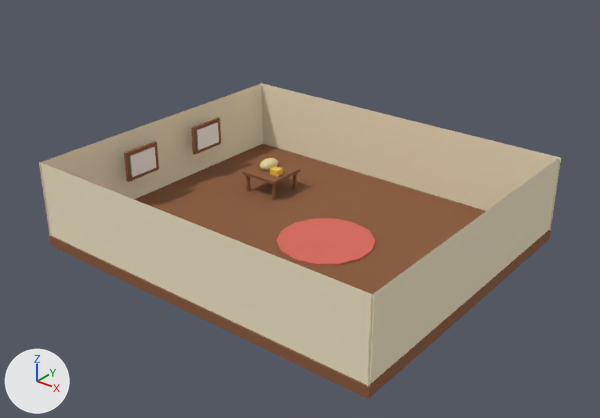
Renders of the glTF model public/models/room_house_a.glb from each side of a commit.
Camera for both pictures: a 50 mm lens placed at (15.23, -19.13, 12.71), pointed at (0.34, -0.51, 1.16). Every picture has the same lights, and +X, +Y and +Z are marked at lower left. The first picture is the older version. Vertices at exactly the same position are counted once.

Objects in the first picture: 'Frame1', 'Frame2', 'RoomA'.
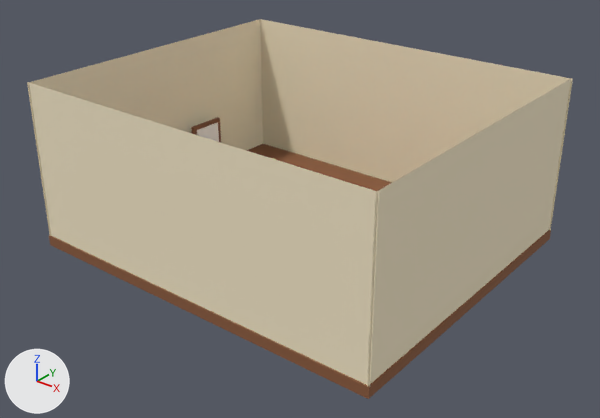
What differs and where, as boxes [x1, y1, x2, y2] in the pictures (600 x 418 px; the box of a moved part takes in the faces that stretch with it):
'RoomA', reshaped (20% taller): before [39, 83, 561, 399]; after [27, 19, 573, 399]
part 1 of me_rooma, moved or reshaped: before [39, 83, 561, 297]; after [27, 19, 573, 297]

Edits to the bpy script that builds the scene:
```text
Change me_rooma:
    used by ob_rooma; location = (0.0, 0.0, 0.0)
    before: 70 (-6.35, 5.3, 2.6) at pixel (260, 83), 71 (6.35, 5.3, 2.6) at pixel (561, 157), 72 (-6.35, -5.3, 2.6) at pixel (39, 161), 73 (6.35, -5.3, 2.6) at pixel (374, 295), 78 (-6.3, -5.35, 2.6) at pixel (38, 162)
    before: 79 (-6.3, 5.35, 2.6) at pixel (262, 82), 82 (6.3, 5.35, 2.6) at pixel (560, 156), 83 (6.3, -5.35, 2.6) at pixel (371, 295)
    remove me_rooma.from_pydata(...)  # 234 vertices, 398 faces; spans x -6.35..6.35, y -5.35..5.35, z -0.35..2.6
    add me_rooma.from_pydata(...)  # 234 vertices, 398 faces; spans x -6.35..6.35, y -5.35..5.35, z -0.35..5.2
    me_rooma part 1
    add for i in [*range(70, 74), 78, 79, 82, 83]: me_rooma.vertices[i].co += Vector((0.0, 0.0, 2.6))
```
